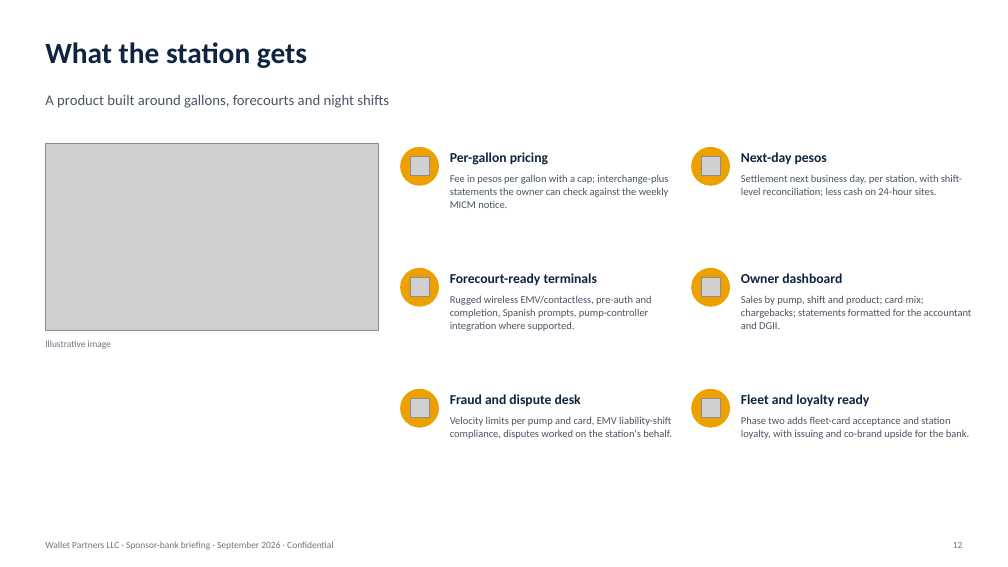
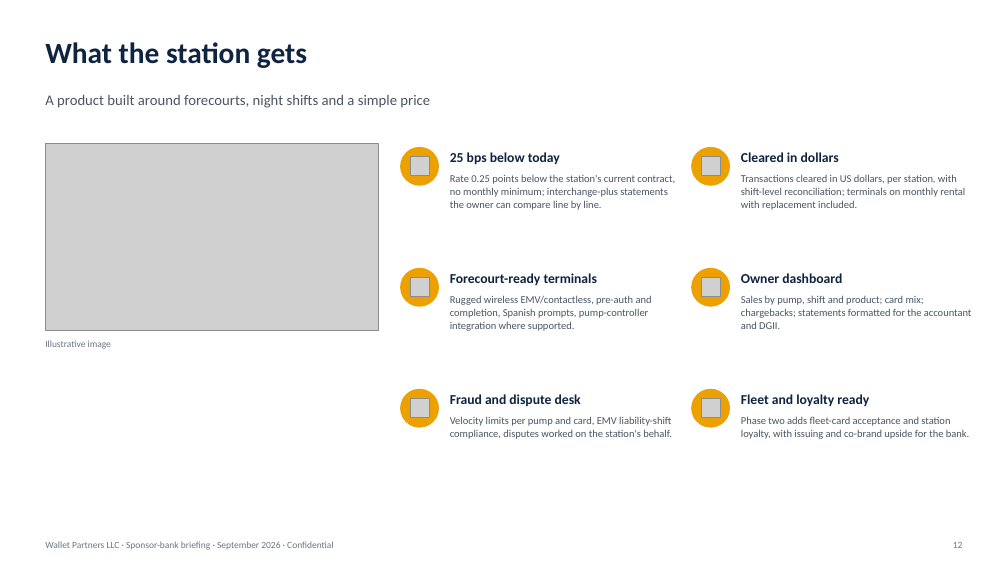
Before and after one commit to arullo1980/Family-Pharmacy, a slide deck: slide 12 of deck/Wallet-Partners-Sponsor-Bank-Deck.pptx. Drawn at 1008x567 pixels with LibreOffice and Linux fonts; fonts in the diff are those of the drawing; grey boxes stand for pictures. Boxes give left, top, right and bottom in pixels: in the first picture for what was removed or moved away, otherwise in the second. Text is boxed around its words. In the diff, an @@ line names an element or a change of style, - is before the commit and + after.

```diff
--- a/deck/Wallet-Partners-Sponsor-Bank-Deck.pptx
+++ b/deck/Wallet-Partners-Sponsor-Bank-Deck.pptx
@@ text at [45,95,430,108]: text changed @@
-A product built around gallons, forecourts and night shifts
+A product built around forecourts, night shifts and a simple price
@@ text at [450,175,675,210]: text changed @@
-Fee in pesos per gallon with a cap; interchange-plus statements the owner can check against the weekly MICM notice.
+Rate 0.25 points below the station's current contract, no monthly minimum; interchange-plus statements the owner can compare line by line.
@@ text at [450,152,560,164]: text changed @@
-Per-gallon pricing
+25 bps below today
@@ text at [741,174,965,210]: text changed @@
-Settlement next business day, per station, with shift-level reconciliation; less cash on 24-hour sites.
+Transactions cleared in US dollars, per station, with shift-level reconciliation; terminals on monthly rental with replacement included.
@@ text at [741,152,839,162]: text changed @@
-Next-day pesos
+Cleared in dollars
```
Also in this commit, not shown: 7 other slides changed, 50 other files.
